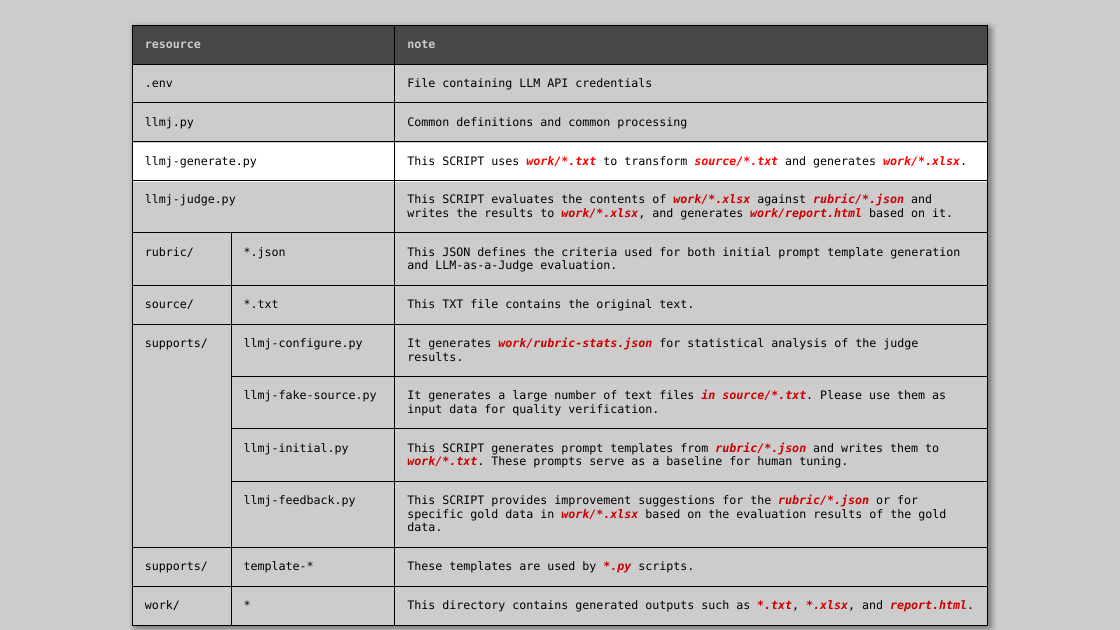
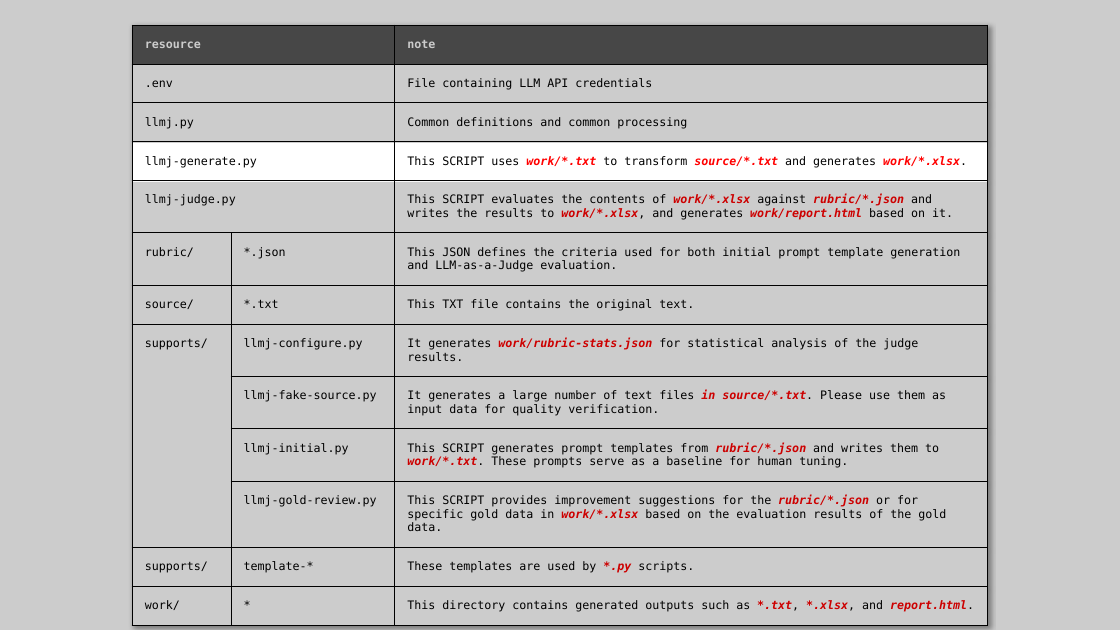
Before and after one commit to nakayama-kazuki/202x, a slide deck: slide 14 of tools/llm-as-a-judge/readme.pptx. Drawn at 1120x630 pixels with LibreOffice and Linux fonts; fonts in the diff are those of the drawing. Boxes give left, top, right and bottom in pixels: in the first picture for what was removed or moved away, otherwise in the second. Text is boxed around its words. In the diff, an @@ line names an element or a change of style, - is before the commit and + after.

Commit message:
fixed

```diff
--- a/tools/llm-as-a-judge/readme.pptx
+++ b/tools/llm-as-a-judge/readme.pptx
@@ table at [132, 25, 988, 616] @@
-row 11, column 2: llmj-feedback.py
+row 11, column 2: llmj-gold-review.py
```
Also in this commit, not shown: 5 other slides changed, 1 slide added, 1 slide removed.
